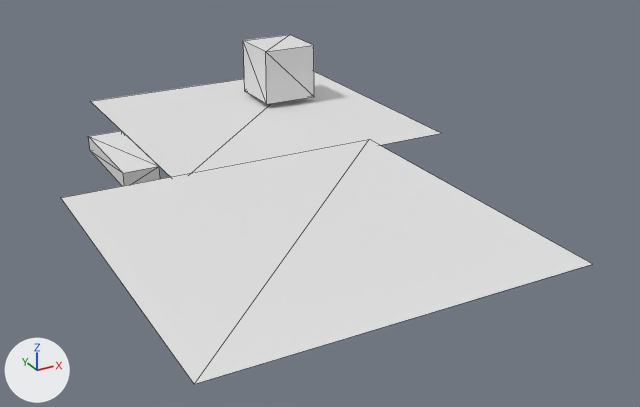
The glTF model datafiles/demo-scene.glb as it was, and as the next commit left it.
Before and after are seen from a 50 mm camera at (-12.92, -28.31, 10.11) aimed at (-1.1, -6.82, -0.63). Arrows for +X, +Y and +Z are at lower left; the lights stay in place. Mesh edges are drawn as thin lines. Where no turn or scale is listed for an object, it has been applied to the vertices.
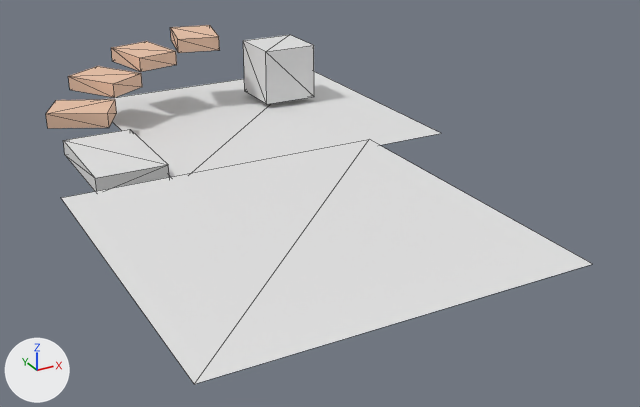
Diff of the bpy script that builds the scene:
```diff
--- a/datafiles/demo-scene.glb.py
+++ b/datafiles/demo-scene.glb.py
@@ mat_material_001 @@
+mat_material_001 = principled_material('Material.001')
+mat_material_001.base_color = (0.8, 0.533, 0.386)  # beige #e7c1a7
+mat_material_001.roughness = 1.0
@@ me_cube_004 @@
+me_cube_004.from_pydata([(-0.51, 1.14, -0.25), (-0.51, 1.14, 0.25), (0.95, 0.81, -0.25), (0.95, 0.81, 0.25), (-0.95, -0.81, -0.25), (-0.95, -0.81, 0.25), (0.51, -1.14, -0.25), (0.51, -1.14, 0.25)], [], [(0, 1, 3), (0, 3, 2), (2, 3, 7), (2, 7, 6), (6, 7, 5), (6, 5, 4), (4, 5, 1), (4, 1, 0), (2, 6, 4), (2, 4, 0), (7, 3, 1), (7, 1, 5)])
+me_cube_004.materials.append(mat_material_001)  # beige #e7c1a7
@@ me_cube_003 @@
+me_cube_003.from_pydata([(-0.95, 0.82, -0.25), (-0.95, 0.82, 0.25), (0.52, 1.14, -0.25), (0.52, 1.14, 0.25), (-0.52, -1.14, -0.25), (-0.52, -1.14, 0.25), (0.95, -0.82, -0.25), (0.95, -0.82, 0.25)], [], [(0, 1, 3), (0, 3, 2), (2, 3, 7), (2, 7, 6), (6, 7, 5), (6, 5, 4), (4, 5, 1), (4, 1, 0), (2, 6, 4), (2, 4, 0), (7, 3, 1), (7, 1, 5)])
+me_cube_003.materials.append(mat_material_001)  # beige #e7c1a7
@@ me_cube_002 @@
+me_cube_002.from_pydata([(-1.17, 0.43, -0.25), (-1.17, 0.43, 0.25), (0.08, 1.25, -0.25), (0.08, 1.25, 0.25), (-0.08, -1.25, -0.25), (-0.08, -1.25, 0.25), (1.17, -0.43, -0.25), (1.17, -0.43, 0.25)], [], [(0, 1, 3), (0, 3, 2), (2, 3, 7), (2, 7, 6), (6, 7, 5), (6, 5, 4), (4, 5, 1), (4, 1, 0), (2, 6, 4), (2, 4, 0), (7, 3, 1), (7, 1, 5)])
+me_cube_002.materials.append(mat_material_001)  # beige #e7c1a7
@@ me_cube_001 @@
+me_cube_001.from_pydata([(-1.23, -0.24, -0.25), (-1.23, -0.24, 0.25), (-0.57, 1.11, -0.25), (-0.57, 1.11, 0.25), (0.57, -1.11, -0.25), (0.57, -1.11, 0.25), (1.23, 0.24, -0.25), (1.23, 0.24, 0.25)], [], [(0, 1, 3), (0, 3, 2), (2, 3, 7), (2, 7, 6), (6, 7, 5), (6, 5, 4), (4, 5, 1), (4, 1, 0), (2, 6, 4), (2, 4, 0), (7, 3, 1), (7, 1, 5)])
+me_cube_001.materials.append(mat_material_001)  # beige #e7c1a7
@@ ob_cube_001 @@
 ob_cube_001 = bpy.data.objects.new('Cube.001', me_cube_02_001)
-ob_cube_001.location = (0.0, 0.0, 0.0)
+ob_cube_001.location = (5.63, 0.0, 0.0)
+ob_cube_001.scale = (2.0, 1.0, 1.0)
@@ ob_cube_005 @@
+ob_cube_005 = bpy.data.objects.new('Cube.005', me_cube_004)
+ob_cube_005.location = (-1.23, 2.63, 2.47)
@@ ob_cube_004 @@
+ob_cube_004 = bpy.data.objects.new('Cube.004', me_cube_003)
+ob_cube_004.location = (-3.22, 2.62, 2.05)
@@ ob_cube_003 @@
+ob_cube_003 = bpy.data.objects.new('Cube.003', me_cube_002)
+ob_cube_003.location = (-4.9, 1.9, 1.51)
@@ ob_cube_002 @@
+ob_cube_002 = bpy.data.objects.new('Cube.002', me_cube_001)
+ob_cube_002.location = (-6.19, 0.39, 0.96)
```

Boxes [x1, y1, x2, y2] around the edits, measured in the pictures (640 x 407 px):
'Cube.001', moved, rescaled (47% wider, 11% taller)
    before: [88, 131, 160, 186]
    after: [63, 130, 169, 191]
'Cube.002', added (beige)
    after: [46, 99, 117, 128]
'Cube.003', added (beige)
    after: [68, 66, 142, 98]
'Cube.004', added (beige)
    after: [111, 41, 177, 72]
'Cube.005', added (beige)
    after: [170, 25, 220, 53]
